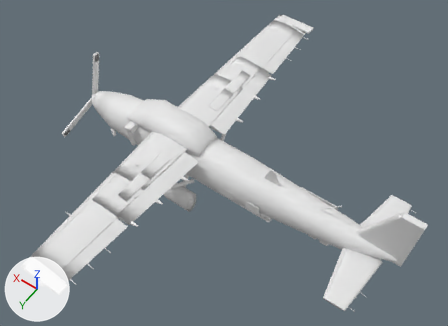
The OBJ model src/main/resources/assets/siliconagevehicles/models/plane.obj as it was, and as the next commit left it.
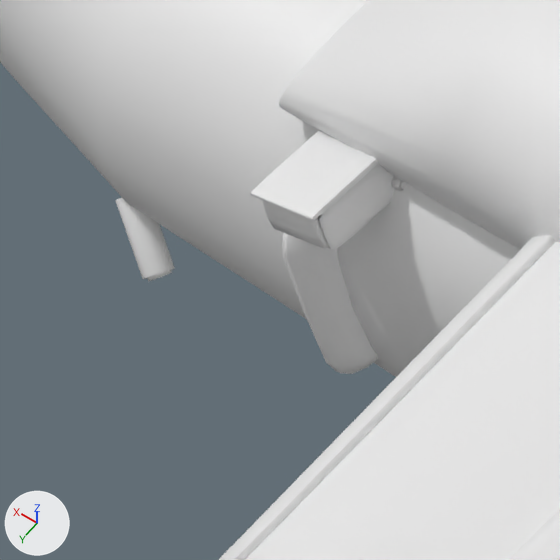
Each version appears first whole from a 50 mm lens placed at (-2.61, 3.82, 6.77), pointed at (0.1, 0.02, 0.81), and next in a close-up on the part from 22% to 35% of the width and 33% to 50% of the height. Arrows for +X, +Y and +Z are at lower left; the lights stay in place. The last two pictures show the newer version. Where no turn or scale is listed for an object, it has been applied to the vertices. Vertices at exactly the same position are counted once.
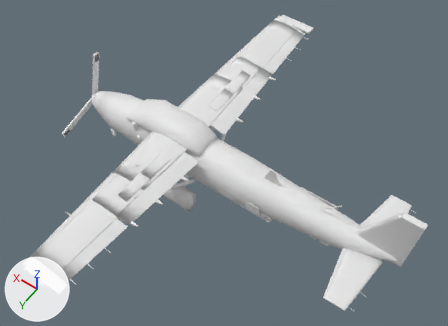
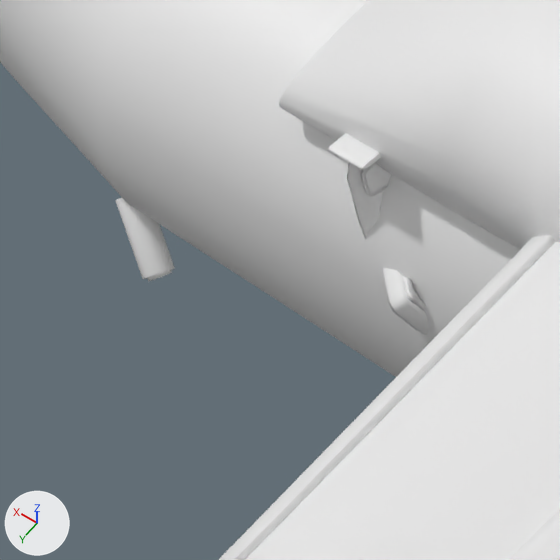
Boxes (x1, y1, x2, y2) around the edits, measured in the close-ups (560 x 560 px; the box of a moved part takes in the faces that stretch with it):
part 1 of me_plane, moved or reshaped (not visible before)
    after: (327, 133, 381, 170)
part 2 of me_plane, added
    after: (382, 268, 428, 335)
part 3 of me_plane, deleted (mostly hidden)
    before: (391, 177, 406, 192)
part 4 of me_plane, moved or reshaped
    before: (250, 130, 395, 374)
    after: (347, 162, 391, 239)

What changed in the scene script:
```text
Change me_plane:
    used by ob_plane; location = (0.0, 0.0, 0.0)
    remove me_plane.from_pydata(...)  # 14995 vertices, 28856 faces; spans x -2.33..2.33, y -2.54..2.54, z 0.0..1.57
    add me_plane.from_pydata(...)  # 14500 vertices, 27936 faces; spans x -2.33..2.33, y -2.54..2.54, z 0.0..1.57
    me_plane part 1: the loose piece of 98 vertices spanning x 1.38..1.43, y -0.11..-0.04, z 0.81..0.84 is multiplied about its middle by the matrix ((1.181, 0.655, 0.049), (-0.106, 7.327, -0.005), (-0.21, 0.0, 0.276)), then moved by (-0.09, 0.09, 0.11)
    me_plane part 2: a new loose piece of 292 vertices spanning x 1.2..1.32, y 0.18..0.3, z 0.69..0.77
    me_plane part 3: 27 loose pieces with 2063 vertices, spanning x 0.99..1.43, y -0.25..0.29, z 0.55..1.14, are deleted
    me_plane part 4: 7 vertices moved within x 1.28..1.32, y -0.21..0.24, z 0.57..0.91; 574 vertices removed from x 1.28..1.98, y -0.2..0.34, z 0.51..0.92; 674 vertices added at x 1.25..1.36, y -0.23..0.25, z 0.61..0.93
    other edits to the shape of me_plane do not show in these pictures
```
